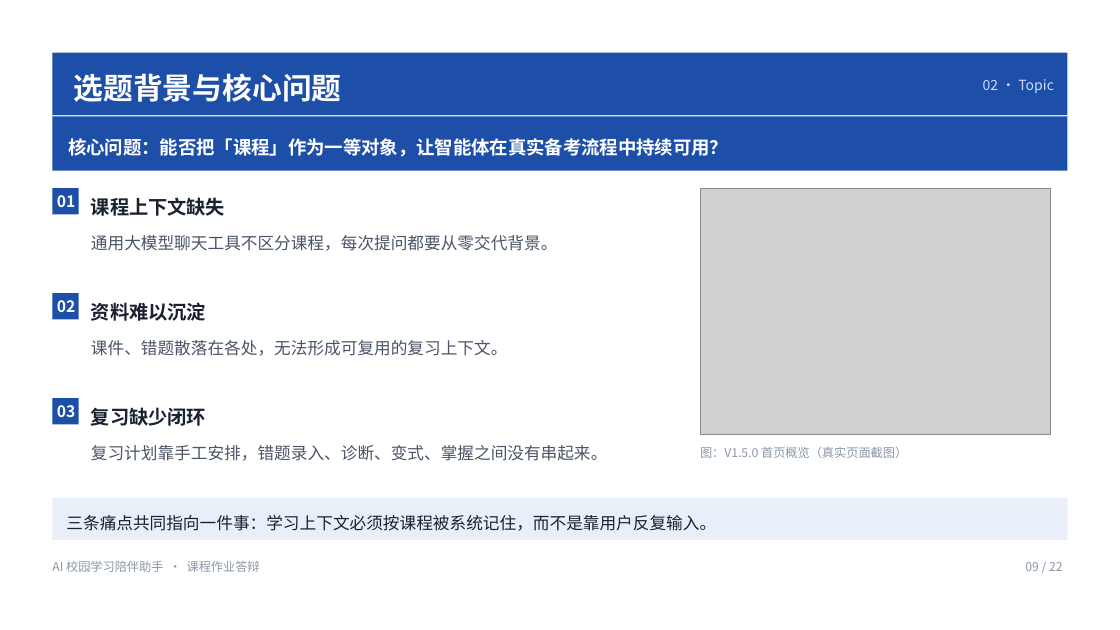
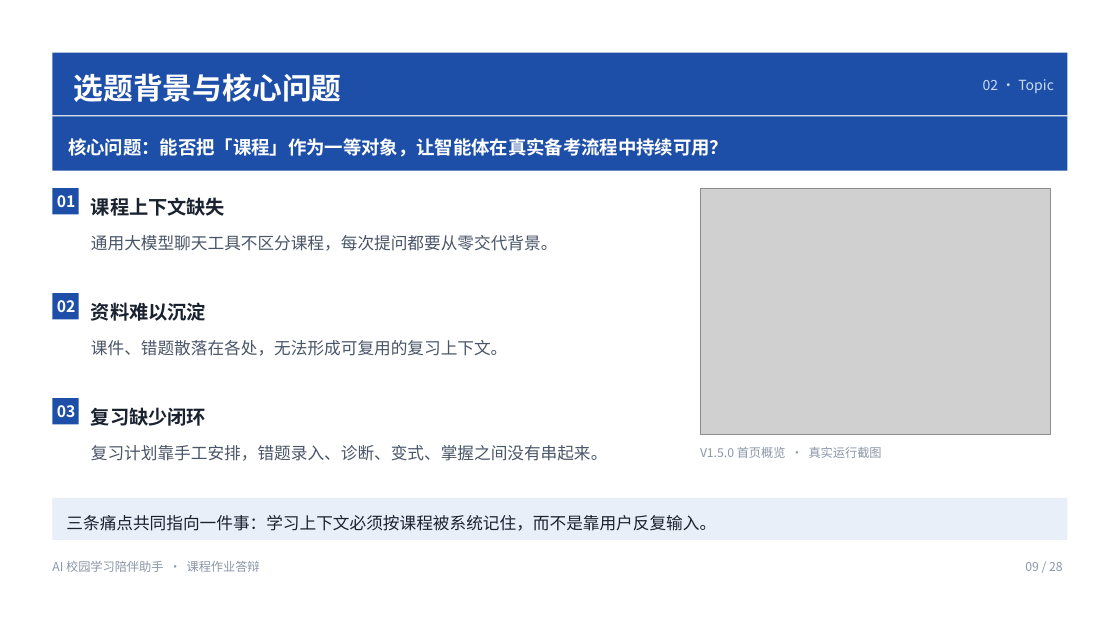
Before and after one commit to kecit33/ai-agent-study, a slide deck: slide 9 of docs/AI校园学习陪伴助手_团队展示与需求分析.pptx. Drawn at 1120x630 pixels with LibreOffice and Linux fonts; fonts in the diff are those of the drawing; grey boxes stand for pictures. Boxes give left, top, right and bottom in pixels: in the first picture for what was removed or moved away, otherwise in the second. Text is boxed around its words. In the diff, an @@ line names an element or a change of style, - is before the commit and + after.

Commit message:
feat(ppt): 成果展示扩展为 7 个单图页，演示文稿 22 页扩为 28 页并修复逐页审查问题
- P14 六图网格页（每图缩至 29% 不可读）扩展为 P14-P20 七个单图页：每页 660px 大图 + 480px 说明栏（功能名 / 对应需求 F 编号与验收 A 编号徽标 / 一段描述 / 三要点 / 进度徽标「真实界面 n/7」）

- 新增 ui_plan.png 复习计划真实截图（F04 复习计划 / F12 到点提醒），截图与说明一一对应、挂钩 SRS 需求编号

- 逐页审查修复：目录页码区间左右重复显示改为右侧页码 + 左侧章节摘要；P05/P06 队员风采移除误用的产品截图改深蓝姓氏徽标（不虚构头像）；P07 制作备注不再泄漏到成品；P09/P10/P25 图注补齐并去编辑腔

- 连锁同步：目录区间 03 P12-P21 / 04 P22-P27、21 个内容页页脚 NN/28、需求分析重编号 P22-P27、DESIGN.md 逐页字段表 28 行与图资产真实使用页

- 校验：28 页、XML 全可解析、15 处图片引用全部命中 11 张媒体、0 元素越界、0 空字节、页脚编号与页序一致、7 单图页每页恰 1 图、原有关键内容无损

```diff
--- a/docs/AI校园学习陪伴助手_团队展示与需求分析.pptx
+++ b/docs/AI校园学习陪伴助手_团队展示与需求分析.pptx
@@ text at box(700, 447, 882, 458): text changed @@
-图：V1.5.0 首页概览（真实页面截图）
+V1.5.0 首页概览 · 真实运行截图
@@ text at box(1025, 562, 1063, 571): text changed @@
-09 / 22
+09 / 28
```
Also in this commit, not shown: 14 other slides changed, 7 slides added, 1 slide removed, 27 other files.
